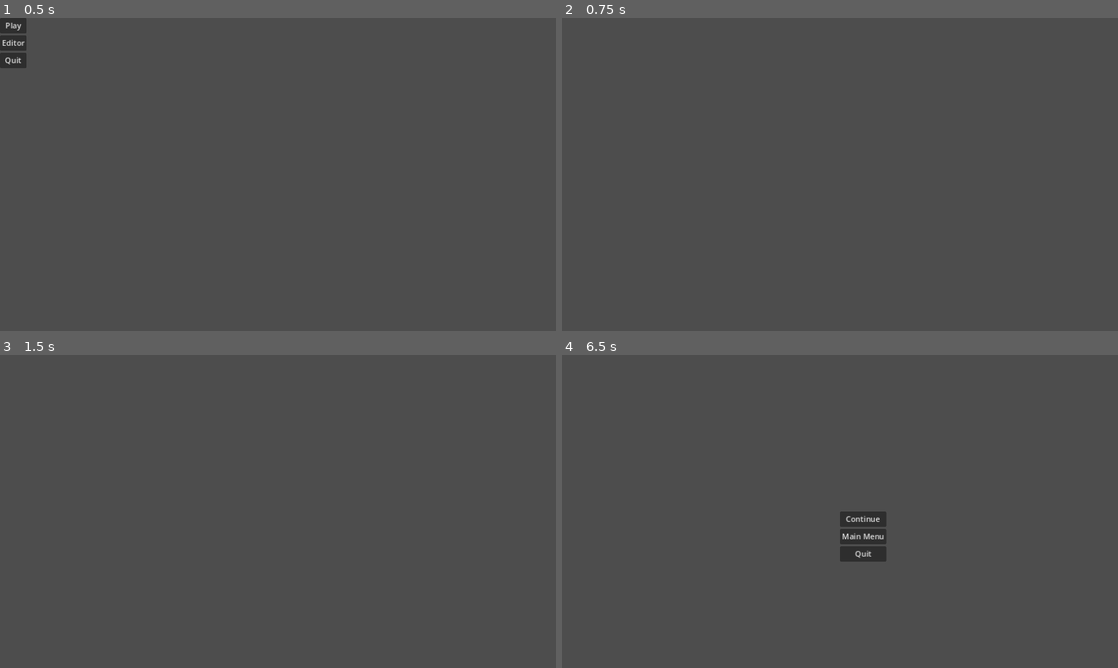
Above: before the commit, frames 1-4 (two rows, left to right).
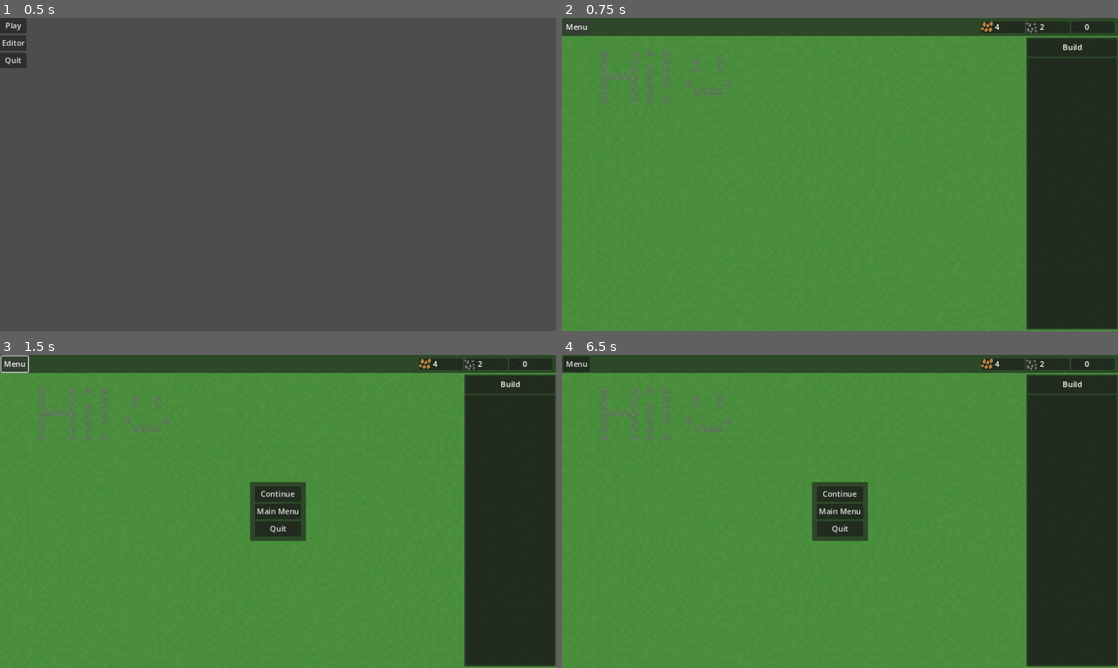
Above: after the commit, the same moments.

Repository: wssuomi/pirate-jam-14
Game: Godot game, scene res://scenes/main_menu.tscn
Two runs of this game, one before a commit and one after it. Both use one fixed random seed, a clock stepped at 60 frames per second and the inputs below.
Inputs (mouse positions are in pixels of both pictures, inside the frame that each line leads up to):
- Up to frame 1 (0.5 s): no input
- Up to frame 2 (0.75 s): click "Play" at 0.5 s
- Up to frame 3 (1.5 s): click (16, 364) at 1.25 s, where only the run after the commit has a clickable "Menu"
- Up to frame 4 (6.5 s): click (840, 492) at 2 s, where only the run after the commit has a clickable "Continue"; tap Enter at 2.75, 4.25, 5.75 s; move the mouse to (962, 495) at 2.77 s; hold Right mouse button (erase_tile) 2.78-3.53 s; click (962, 495) at 3.05 s; tap Space at 3.5, 5 s; move the mouse to (728, 527) at 3.52 s; click (728, 527) at 3.6 s; right-click (728, 527) at 3.8 s; move the mouse to (895, 442) at 4.27 s; hold Right mouse button (erase_tile) 4.28-5.03 s; click (895, 442) at 4.55 s; move the mouse to (812, 574) at 5.02 s; tap Middle mouse button (move_camera) at 5.1 s; click (812, 574) at 5.17 s; right-click (812, 574) at 5.3 s; move the mouse to (1006, 558) at 5.77 s; press the mouse at (1006, 558) at 5.78 s; tap Escape (pause) at 6.4 s

Frame 1 is identical in both runs. In frame 2, 100% of the frame differs, in the area x 0-100%, y 0-100%; in frame 3, 100%; in frame 4, 99%.

Commit message:
added ui to game scene

Diff:
--- a/levels/map.csv
+++ b/levels/map.csv
@@ -1,3 +1,3 @@
 0,0,2,0;1,0,0,0;2,0,0,0;3,0,1,0;4,0,3,0;5,0,3,0;6,0,1,0;7,0,0,0;8,0,1,0;9,0,1,0;10,0,0,0;11,0,1,0;12,0,3,0;13,0,0,0;14, …(168328 unchanged characters)…
 
-5,4,4,2;9,4,4,2;11,4,4,2;13,4,4,2;5,5,4,2;9,5,4,2;13,5,4,2;5,6,4,2;9,6,4,2;11,6,4,2;13,6,4,2;5,7,4,2;6,7,4,2;7,7,4,2;8,7,4,2;9,7,4,2;11,7,4,2;13,7,4,2;5,8,4,2;9,8,4,2;11,8,4,2;13,8,4,2;5,9,4,2;9,9,4,2;11,9,4,2;5,10,4,2;9,10,4,2;11,10,4,2;13,10,4,2
+5,4,4,2;9,4,4,2;11,4,4,2;13,4,4,2;5,5,4,2;9,5,4,2;13,5,4,2;17,5,4,2;20,5,4,2;5,6,4,2;9,6,4,2;11,6,4,2;13,6,4,2;17,6,4,2;20,6,4,2;5,7,4,2;6,7,4,2;7,7,4,2;8,7,4,2;9,7,4,2;11,7,4,2;13,7,4,2;5,8,4,2;9,8,4,2;11,8,4,2;13,8,4,2;16,8,4,2;21,8,4,2;5,9,4,2;9,9,4,2;11,9,4,2;17,9,4,2;18,9,4,2;19,9,4,2;20,9,4,2;5,10,4,2;9,10,4,2;11,10,4,2;13,10,4,2;94,114,4,2;95,114,4,2;96,114,4,2;97,114,4,2;93,115,4,2;94,115,4,2;95,115,4,2;98,115,4,2;92,116,4,2;96,116,4,2;98,116,4,2;99,116,4,2;92,117,4,2;96,117,4,2;98,117,4,2;99,117,4,2;93,118,4,2;94,118,4,2;95,118,4,2;98,118,4,2;99,118,4,2;93,119,4,2;98,119,4,2;99,119,4,2;93,120,4,2;98,120,4,2;99,120,4,2;93,121,4,2;95,121,4,2;96,121,4,2;98,121,4,2;93,122,4,2;95,122,4,2;96,122,4,2;98,122,4,2;94,123,4,2;97,123,4,2
--- a/scenes/game.tscn
+++ b/scenes/game.tscn
@@ -1,12 +1,269 @@
-[gd_scene load_steps=3 format=3 uid="uid://6uwpprnvngbp"]
+[gd_scene load_steps=10 format=3 uid="uid://6uwpprnvngbp"]
 
 [ext_resource type="Script" path="res://scripts/Game.gd" id="1_astxb"]
+[ext_resource type="Script" path="res://scripts/Camera.gd" id="2_d63gu"]
 [ext_resource type="PackedScene" uid="uid://c0un25vuo1nmm" path="res://scenes/pause_menu.tscn" id="2_nbn5r"]
+[ext_resource type="Texture2D" uid="uid://jm1bhhp8ffsb" path="res://assets/map_tiles.png" id="3_ee80l"]
+
+[sub_resource type="AtlasTexture" id="AtlasTexture_exh5k"]
+atlas = ExtResource("3_ee80l")
+region = Rect2(80, 32, 16, 16)
+
+[sub_resource type="AtlasTexture" id="AtlasTexture_gbi5a"]
+atlas = ExtResource("3_ee80l")
+region = Rect2(64, 32, 16, 16)
+
+[sub_resource type="AtlasTexture" id="AtlasTexture_k6xtk"]
+atlas = ExtResource("3_ee80l")
+region = Rect2(96, 32, 16, 16)
+
+[sub_resource type="TileSetAtlasSource" id="TileSetAtlasSource_vnpe4"]
+texture = ExtResource("3_ee80l")
+0:0/0 = 0
+1:0/0 = 0
+2:0/0 = 0
+3:0/0 = 0
+4:0/0 = 0
+0:1/0 = 0
+1:1/0 = 0
+2:1/0 = 0
+3:1/0 = 0
+4:1/0 = 0
+5:1/0 = 0
+6:1/0 = 0
+0:2/0 = 0
+1:2/0 = 0
+2:2/0 = 0
+3:2/0 = 0
+4:2/0 = 0
+5:2/0 = 0
+6:2/0 = 0
+0:3/0 = 0
+1:3/0 = 0
+2:3/0 = 0
+3:3/0 = 0
+4:3/0 = 0
+5:3/0 = 0
+0:4/0 = 0
+
+[sub_resource type="TileSet" id="TileSet_aha5v"]
+sources/0 = SubResource("TileSetAtlasSource_vnpe4")
 
 [node name="Game" type="Node2D"]
 script = ExtResource("1_astxb")
 
 [node name="Camera" type="Camera2D" parent="."]
-
-[node name="PauseMenu" parent="Camera" instance=ExtResource("2_nbn5r")]
+position = Vector2(576, 324)
+script = ExtResource("2_d63gu")
+
+[node name="CanvasLayer" type="CanvasLayer" parent="."]
+
+[node name="PauseMenu" parent="CanvasLayer" instance=ExtResource("2_nbn5r")]
 visible = false
+anchors_preset = 8
+anchor_left = 0.5
+anchor_top = 0.5
+anchor_right = 0.5
+anchor_bottom = 0.5
+grow_horizontal = 2
+grow_vertical = 2
+size_flags_horizontal = 4
+size_flags_vertical = 4
+
+[node name="SideBarBuild" type="Control" parent="CanvasLayer"]
+layout_mode = 3
+anchors_preset = 0
+offset_left = 962.0
+offset_top = 40.0
+offset_right = 1152.0
+offset_bottom = 645.0
+
+[node name="Panel" type="Panel" parent="CanvasLayer/SideBarBuild"]
+layout_mode = 0
+offset_right = 190.0
+offset_bottom = 605.0
+
+[node name="MarginContainer" type="MarginContainer" parent="CanvasLayer/SideBarBuild"]
+layout_mode = 0
+offset_left = 3.0
+offset_top = 3.0
+offset_right = 187.0
+offset_bottom = 40.0
+
+[node name="Panel" type="Panel" parent="CanvasLayer/SideBarBuild/MarginContainer"]
+layout_mode = 2
+
+[node name="Label" type="Label" parent="CanvasLayer/SideBarBuild/MarginContainer"]
+layout_mode = 2
+size_flags_horizontal = 4
+text = "Build"
+
+[node name="MarginContainer2" type="MarginContainer" parent="CanvasLayer/SideBarBuild"]
+layout_mode = 0
+offset_left = 3.0
+offset_top = 43.0
+offset_right = 187.0
+offset_bottom = 602.0
+
+[node name="Panel" type="Panel" parent="CanvasLayer/SideBarBuild/MarginContainer2"]
+layout_mode = 2
+
+[node name="SideBarAction" type="Control" parent="CanvasLayer"]
+visible = false
+layout_mode = 3
+anchors_preset = 0
+offset_left = 962.0
+offset_top = 40.0
+offset_right = 1152.0
+offset_bottom = 645.0
+
+[node name="Panel" type="Panel" parent="CanvasLayer/SideBarAction"]
+layout_mode = 0
+offset_right = 190.0
+offset_bottom = 605.0
+
+[node name="MarginContainer" type="MarginContainer" parent="CanvasLayer/SideBarAction"]
+layout_mode = 0
+offset_left = 3.0
+offset_top = 3.0
+offset_right = 187.0
+offset_bottom = 40.0
+
+[node name="Panel" type="Panel" parent="CanvasLayer/SideBarAction/MarginContainer"]
+layout_mode = 2
+
+[node name="Label" type="Label" parent="CanvasLayer/SideBarAction/MarginContainer"]
+layout_mode = 2
+size_flags_horizontal = 4
+text = "Action"
+
+[node name="MarginContainer2" type="MarginContainer" parent="CanvasLayer/SideBarAction"]
+layout_mode = 0
+offset_left = 3.0
+offset_top = 43.0
+offset_right = 187.0
+offset_bottom = 602.0
+
+[node name="Panel" type="Panel" parent="CanvasLayer/SideBarAction/MarginContainer2"]
+layout_mode = 2
+
+[node name="TopBar" type="Control" parent="CanvasLayer"]
+custom_minimum_size = Vector2(10, 0)
+layout_mode = 3
+anchors_preset = 0
+offset_right = 1152.0
+offset_bottom = 37.0
+
+[node name="Panel" type="Panel" parent="CanvasLayer/TopBar"]
+layout_mode = 0
+offset_right = 1152.0
+offset_bottom = 37.0
+
+[node name="Copper" type="Control" parent="CanvasLayer/TopBar"]
+layout_mode = 2
+anchors_preset = 0
+offset_left = 869.0
+offset_top = 7.0
+offset_right = 959.0
+offset_bottom = 30.0
+
+[node name="MarginContainer" type="MarginContainer" parent="CanvasLayer/TopBar/Copper"]
+layout_mode = 0
+offset_right = 90.0
+offset_bottom = 23.0
+
+[node name="Panel" type="Panel" parent="CanvasLayer/TopBar/Copper/MarginContainer"]
+layout_mode = 2
+
+[node name="HBoxContainer" type="HBoxContainer" parent="CanvasLayer/TopBar/Copper/MarginContainer"]
+layout_mode = 2
+
+[node name="TextureRect" type="TextureRect" parent="CanvasLayer/TopBar/Copper/MarginContainer/HBoxContainer"]
+texture_filter = 3
+layout_mode = 2
+texture = SubResource("AtlasTexture_exh5k")
+expand_mode = 2
+
+[node name="CopperLabel" type="Label" parent="CanvasLayer/TopBar/Copper/MarginContainer/HBoxContainer"]
+layout_mode = 2
+text = "0"
+
+[node name="Iron" type="Control" parent="CanvasLayer/TopBar"]
+layout_mode = 2
+anchors_preset = 0
+offset_left = 962.0
+offset_top = 7.0
+offset_right = 1052.0
+offset_bottom = 30.0
+
+[node name="MarginContainer" type="MarginContainer" parent="CanvasLayer/TopBar/Iron"]
+layout_mode = 0
+offset_right = 90.0
+offset_bottom = 23.0
+
+[node name="Panel" type="Panel" parent="CanvasLayer/TopBar/Iron/MarginContainer"]
+layout_mode = 2
+
+[node name="HBoxContainer" type="HBoxContainer" parent="CanvasLayer/TopBar/Iron/MarginContainer"]
+layout_mode = 2
+
+[node name="TextureRect" type="TextureRect" parent="CanvasLayer/TopBar/Iron/MarginContainer/HBoxContainer"]
+texture_filter = 3
+layout_mode = 2
+texture = SubResource("AtlasTexture_gbi5a")
+expand_mode = 2
+
+[node name="IronLabel" type="Label" parent="CanvasLayer/TopBar/Iron/MarginContainer/HBoxContainer"]
+layout_mode = 2
+text = "0"
+
+[node name="Coal" type="Control" parent="CanvasLayer/TopBar"]
+layout_mode = 2
+anchors_preset = 0
+offset_left = 1055.0
+offset_top = 7.0
+offset_right = 1145.0
+offset_bottom = 30.0
+
+[node name="MarginContainer" type="MarginContainer" parent="CanvasLayer/TopBar/Coal"]
+layout_mode = 0
+offset_right = 90.0
+offset_bottom = 23.0
+
+[node name="Panel" type="Panel" parent="CanvasLayer/TopBar/Coal/MarginContainer"]
+layout_mode = 2
+
+[node name="HBoxContainer" type="HBoxContainer" parent="CanvasLayer/TopBar/Coal/MarginContainer"]
+layout_mode = 2
+
+[node name="TextureRect" type="TextureRect" parent="CanvasLayer/TopBar/Coal/MarginContainer/HBoxContainer"]
+texture_filter = 3
+layout_mode = 2
+texture = SubResource("AtlasTexture_k6xtk")
+expand_mode = 2
+
+[node name="CoalLabel" type="Label" parent="CanvasLayer/TopBar/Coal/MarginContainer/HBoxContainer"]
+layout_mode = 2
+text = "0"
+
+[node name="Menu" type="Button" parent="CanvasLayer/TopBar"]
+layout_mode = 2
+offset_left = 3.0
+offset_top = 3.0
+offset_right = 58.0
+offset_bottom = 34.0
+text = "Menu"
+
+[node name="Map" type="TileMap" parent="."]
+texture_filter = 1
+tile_set = SubResource("TileSet_aha5v")
+format = 2
+layer_0/name = "ground"
+layer_1/name = "decoration"
+layer_1/tile_data = PackedInt32Array()
+layer_2/name = "resource"
+layer_2/tile_data = PackedInt32Array()
+layer_3/name = "building"
+layer_3/tile_data = PackedInt32Array()
+
+[connection signal="pressed" from="CanvasLayer/TopBar/Menu" to="." method="_on_menu_pressed"]
--- a/scenes/pause_menu.tscn
+++ b/scenes/pause_menu.tscn
@@ -8,10 +8,26 @@
 size_flags_horizontal = 0
 script = ExtResource("1_npk1t")
 
+[node name="Panel" type="Panel" parent="."]
+layout_mode = 0
+offset_left = -58.0
+offset_top = -61.0
+offset_right = 58.0
+offset_bottom = 61.0
+
 [node name="MarginContainer" type="MarginContainer" parent="."]
-layout_mode = 0
-offset_right = 40.0
-offset_bottom = 40.0
+layout_mode = 1
+anchors_preset = 8
+anchor_left = 0.5
+anchor_top = 0.5
+anchor_right = 0.5
+anchor_bottom = 0.5
+offset_left = -48.0
+offset_top = -50.5
+offset_right = 48.0
+offset_bottom = 50.5
+grow_horizontal = 2
+grow_vertical = 2
 
 [node name="VBoxContainer" type="VBoxContainer" parent="MarginContainer"]
 layout_mode = 2
--- a/scripts/Game.gd
+++ b/scripts/Game.gd
@@ -1,13 +1,26 @@
 extends Node2D
 
-@onready var pause_menu = $Camera/PauseMenu
-@onready var camera = $Camera
+@onready var pause_menu = $CanvasLayer/PauseMenu
+@onready var camera: Camera2D = $Camera
+@onready var map: TileMap = $Map
+@onready var copper_label: Label = $CanvasLayer/TopBar/Copper/MarginContainer/HBoxContainer/CopperLabel
+@onready var iron_label: Label = $CanvasLayer/TopBar/Iron/MarginContainer/HBoxContainer/IronLabel
+@onready var coal_label: Label = $CanvasLayer/TopBar/Coal/MarginContainer/HBoxContainer/CoalLabel
 
 const GRID_WIDTH = 128
 const GRID_HEIGHT = 128
+const Tile = preload("res://scripts/Tile.gd").Tile
 
 var paused = false
-var grid = {}
+var tiles = {}
+var rng = RandomNumberGenerator.new()
+var ground_layer: int = 0
+var decoration_layer: int = 1
+var resource_layer: int = 2
+var buillding_layer: int = 3
+var copper = 4
+var coal = 0
+var iron = 2
 
 func toggle_pause():
 	if paused:
@@ -18,7 +31,66 @@
 		Engine.time_scale = 0
 	paused = !paused
 
+func load_map():
+	var saved_map = FileAccess.open("res://levels/map.csv", FileAccess.READ)
+	var ground_line: PackedStringArray = saved_map.get_line().split(";")
+	var decoration_line: PackedStringArray  = saved_map.get_line().split(";")
+	var resource_line: PackedStringArray  = saved_map.get_line().split(";")
+	var building_line: PackedStringArray = saved_map.get_line().split(";")
+	var loaded_tiles: Dictionary = {}
+	for tile_string: String in ground_line:
+		var tile_values: PackedStringArray = tile_string.split(",")
+		var pos: Vector2i = Vector2i(int(tile_values[0]),int(tile_values[1]))
+		var sprite: Vector2i = Vector2i(int(tile_values[2]),int(tile_values[3]))
+		loaded_tiles[pos] = Tile.new(pos,sprite)
+	for tile_string: String in decoration_line:
+		if tile_string == "":
+			continue
+		var tile_values: PackedStringArray = tile_string.split(",")
+		var pos: Vector2i = Vector2i(int(tile_values[0]),int(tile_values[1]))
+		var sprite: Vector2i = Vector2i(int(tile_values[2]),int(tile_values[3]))
+		loaded_tiles[pos].decoration_sprite = sprite
+	for tile_string: String in resource_line:
+		if tile_string == "":
+			continue
+		var tile_values: PackedStringArray = tile_string.split(",")
+		var pos: Vector2i = Vector2i(int(tile_values[0]),int(tile_values[1]))
+		var sprite: Vector2i = Vector2i(int(tile_values[2]),int(tile_values[3]))
+		loaded_tiles[pos].resource_sprite = sprite
+	for tile_string: String in building_line:
+		if tile_string == "":
+			continue
+		var tile_values: PackedStringArray = tile_string.split(",")
+		var pos: Vector2i = Vector2i(int(tile_values[0]),int(tile_values[1]))
+		var sprite: Vector2i = Vector2i(int(tile_values[2]),int(tile_values[3]))
+		loaded_tiles[pos].building_sprite = sprite
+	return loaded_tiles
 
-func _physics_process(_delta):
-	if Input.is_action_just_pressed("pause"):
-		toggle_pause()
+func _ready():
+	tiles = load_map()
+	draw_map_tiles()
+	update_labels()
+
+func draw_map_tiles() -> void:
+	for tile in tiles.values():
+		update_tile(tile)
+
+func update_tile(tile: Tile) -> void:
+	map.set_cell(ground_layer, tile.grid_position, 0, tile.ground_sprite)
+	map.set_cell(decoration_layer, tile.grid_position, 0, tile.decoration_sprite)
+	map.set_cell(resource_layer, tile.grid_position, 0, tile.resource_sprite)
+	map.set_cell(buillding_layer, tile.grid_position, 0, tile.building_sprite)
+
+func update_labels():
+	copper_label.text = str(copper)
+	coal_label.text = str(coal)
+	iron_label.text = str(iron)
+
+
+func _on_menu_pressed():
+	toggle_pause()
+
+func _input(event):
+	if event is InputEventKey:
+		if Input.is_action_just_pressed("pause"):
+			toggle_pause()
Not shown, changed: gdd.md
